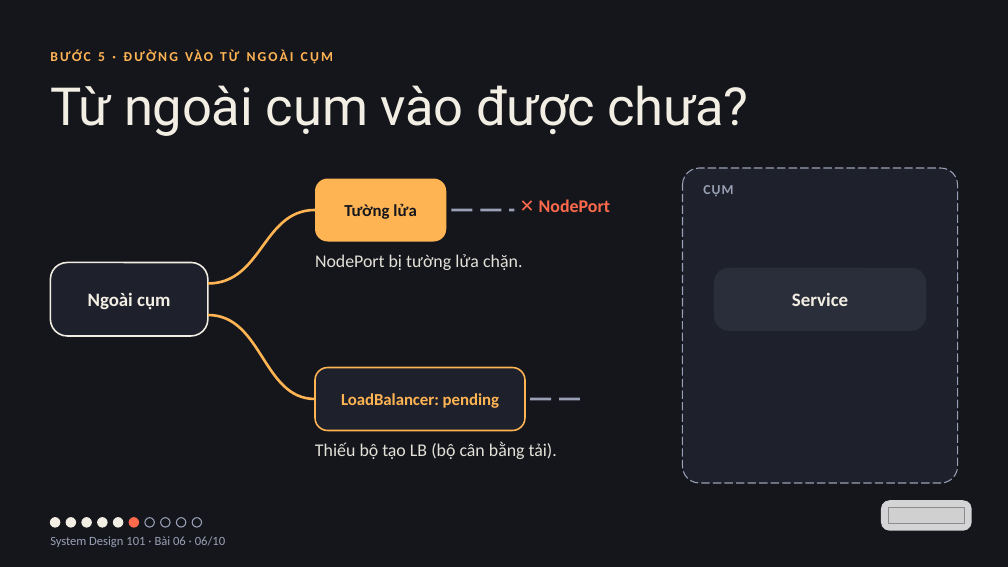
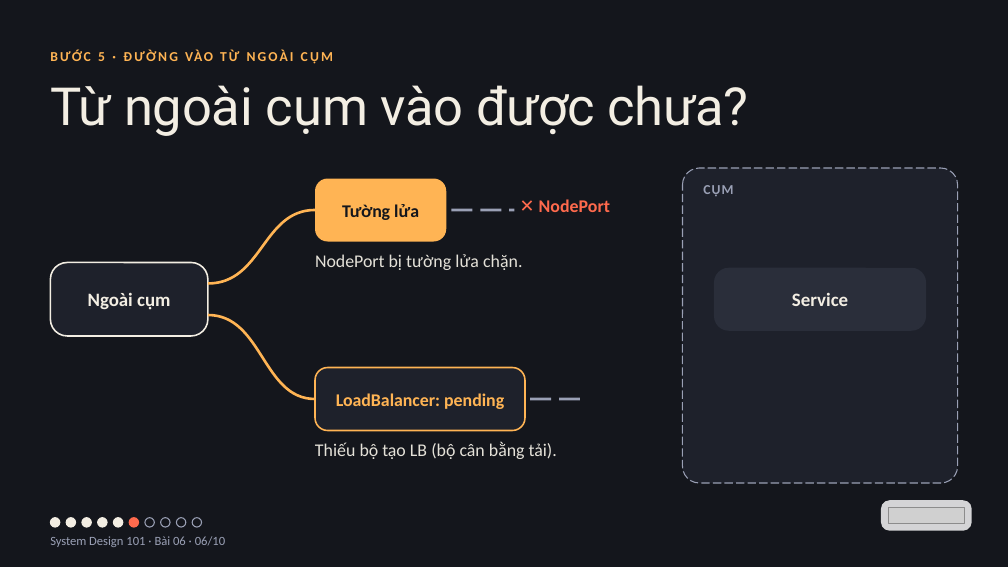
Before and after one commit to vohoailinh90/tool-marketing-studio, a slide deck: slide 6 of system-design-101/vi/lessons/sd-13-006/slides/sd-13-006.pptx. Drawn at 1008x567 pixels with LibreOffice and Linux fonts; fonts in the diff are those of the drawing; grey boxes stand for pictures. Boxes give left, top, right and bottom in pixels: in the first picture for what was removed or moved away, otherwise in the second. Text is boxed around its words. In the diff, an @@ line names an element or a change of style, - is before the commit and + after.

```diff
--- a/system-design-101/vi/lessons/sd-13-006/slides/sd-13-006.pptx
+++ b/system-design-101/vi/lessons/sd-13-006/slides/sd-13-006.pptx
@@ rounded rectangle "Tường lửa" at (315,178,446,241): size 24 to 25.5 pt; letter spacing 0.2 to 0.1 pt in "lửa" @@
@@ rounded rectangle "LoadBalancer: pending" at (315,367,525,430): size 24 to 25.5 pt @@
```
Also in this commit, not shown: 2 other slides changed, 3 other files.
